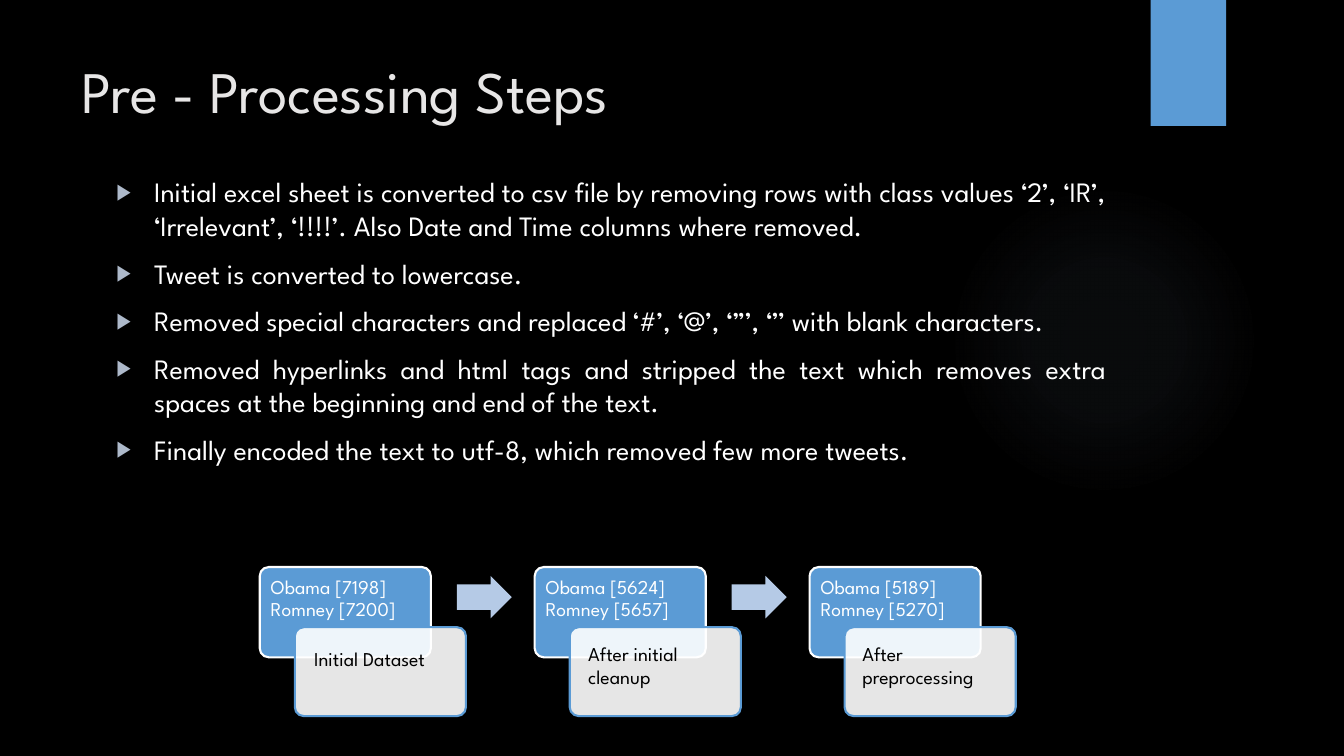
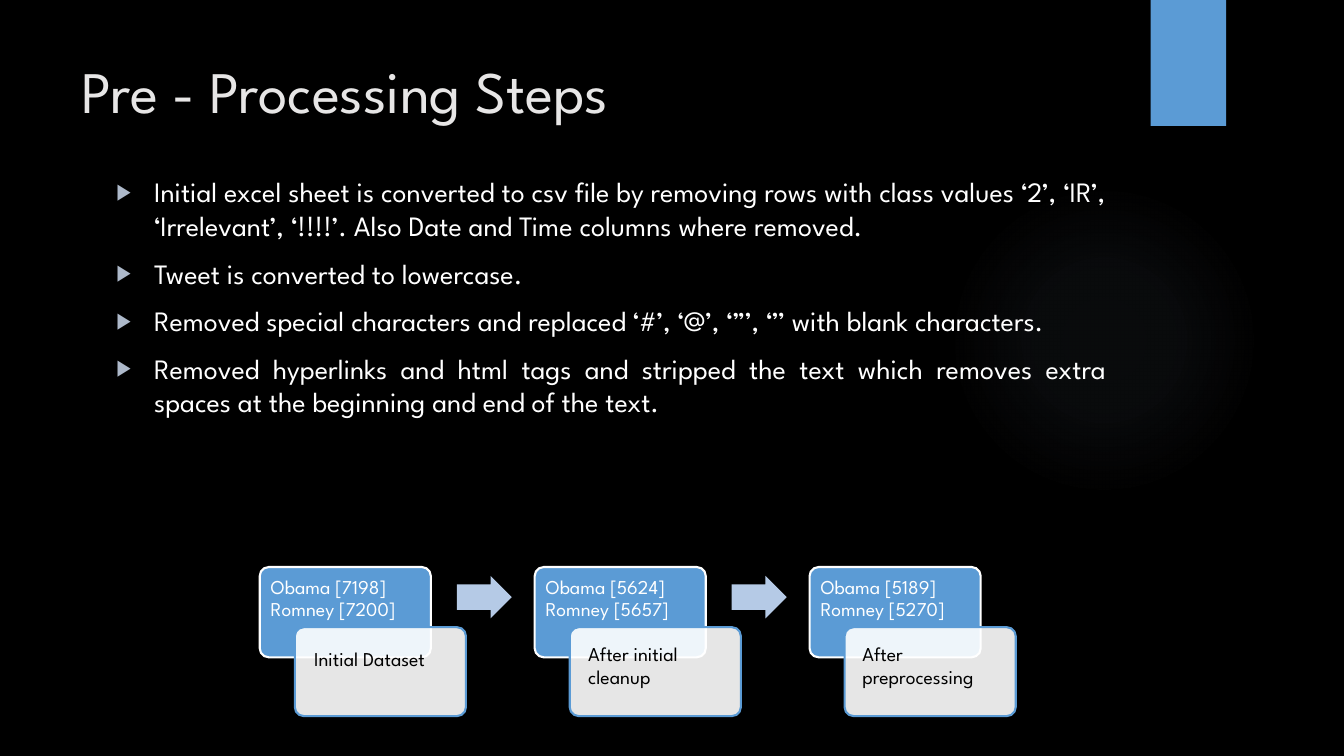
Before and after one commit to mkvalluri/cs583-project-2, a slide deck: slide 2 of docs/Presentation.pptx. Drawn at 1344x756 pixels with LibreOffice and Linux fonts; fonts in the diff are those of the drawing; background and template pictures are left out. Boxes give left, top, right and bottom in pixels: in the first picture for what was removed or moved away, otherwise in the second. Text is boxed around its words. In the diff, an @@ line names an element or a change of style, - is before the commit and + after.

Commit message:
Changes ppt

```diff
--- a/docs/Presentation.pptx
+++ b/docs/Presentation.pptx
@@ text at [154, 440, 908, 466]: paragraph removed @@
-▶ Finally encoded the text to utf-8, which removed few more tweets.
```
